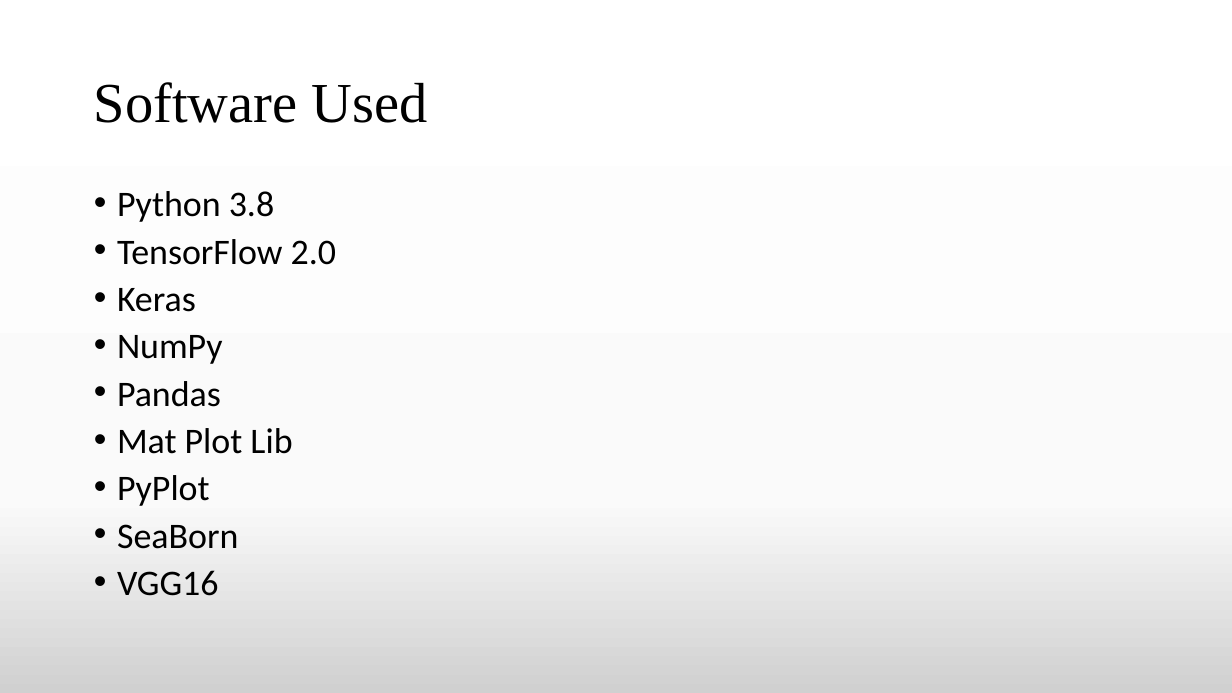
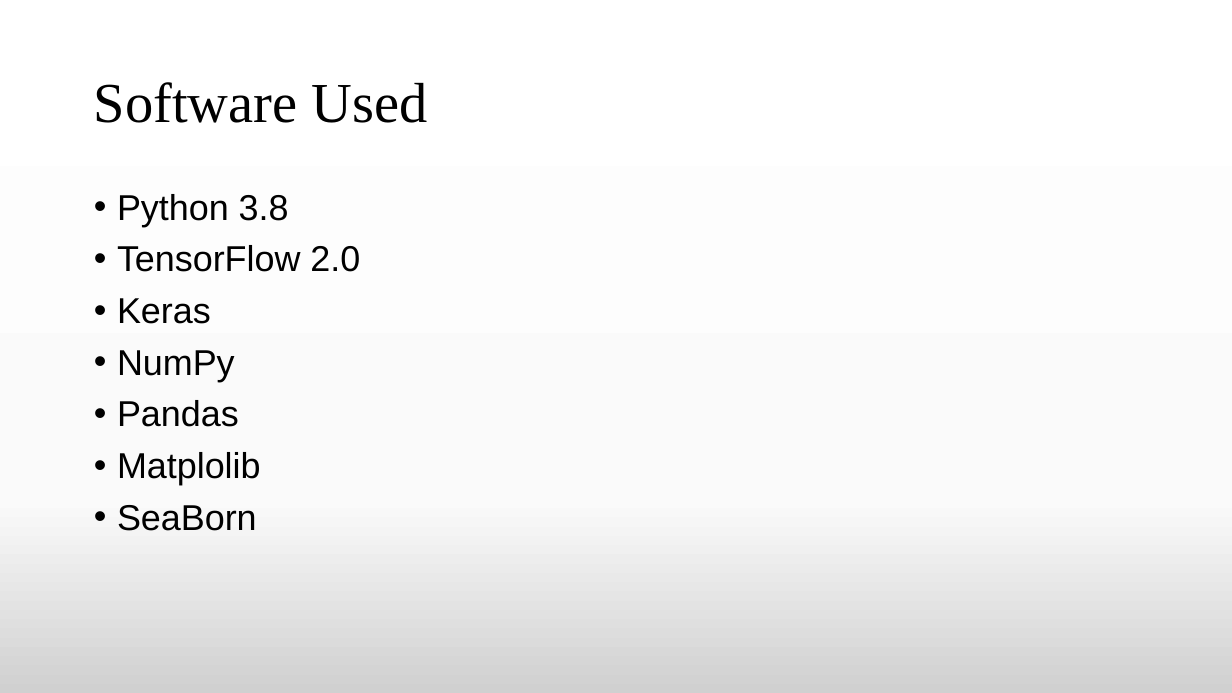
Before and after one commit to TheAnonymousMan/local-language-recognition-gcelt-class-2021, a slide deck: slide 3 of Documentation/4th Year Project Presentation.pptx. Drawn at 1232x693 pixels with LibreOffice and Linux fonts; fonts in the diff are those of the drawing. Boxes give left, top, right and bottom in pixels: in the first picture for what was removed or moved away, otherwise in the second. Text is boxed around its words. In the diff, an @@ line names an element or a change of style, - is before the commit and + after.

```diff
--- a/Documentation/4th Year Project Presentation.pptx
+++ b/Documentation/4th Year Project Presentation.pptx
@@ text at (x1=117, y1=194, x2=360, y2=531): font Calibri to Arial in "Python 3.8", "TensorFlow 2.0", "Keras", "NumPy" and 2 more places; line spacing 0.8 to 0.9 @@
@@ text at (x1=117, y1=452, x2=261, y2=485): text changed; font Calibri to Arial @@
-• Mat Plot Lib
-• PyPlot
+• Matplolib
@@ text at (x1=117, y1=570, x2=219, y2=596): paragraph removed @@
-• VGG16
```
Also in this commit, not shown: 17 other slides changed, 1 other file.
